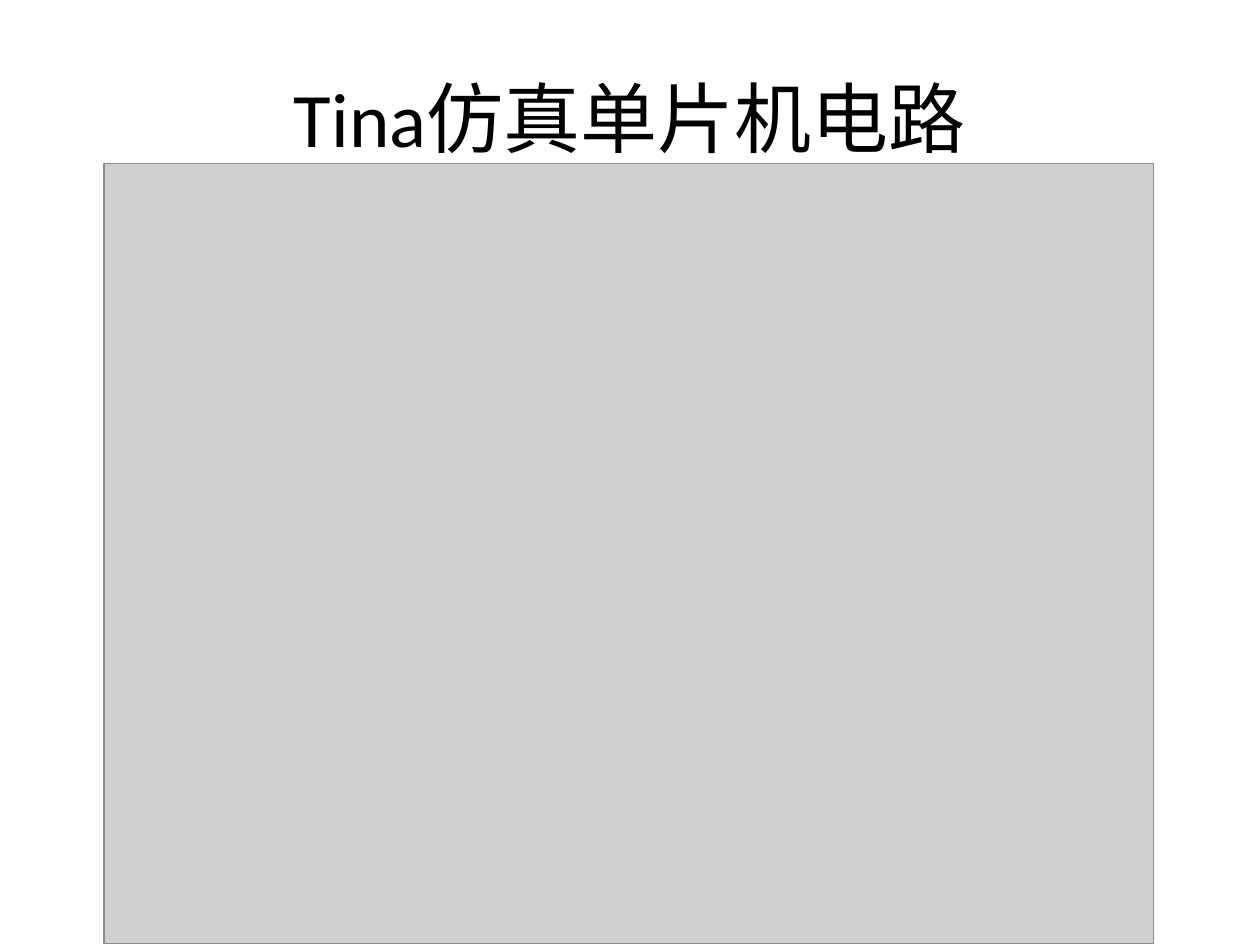
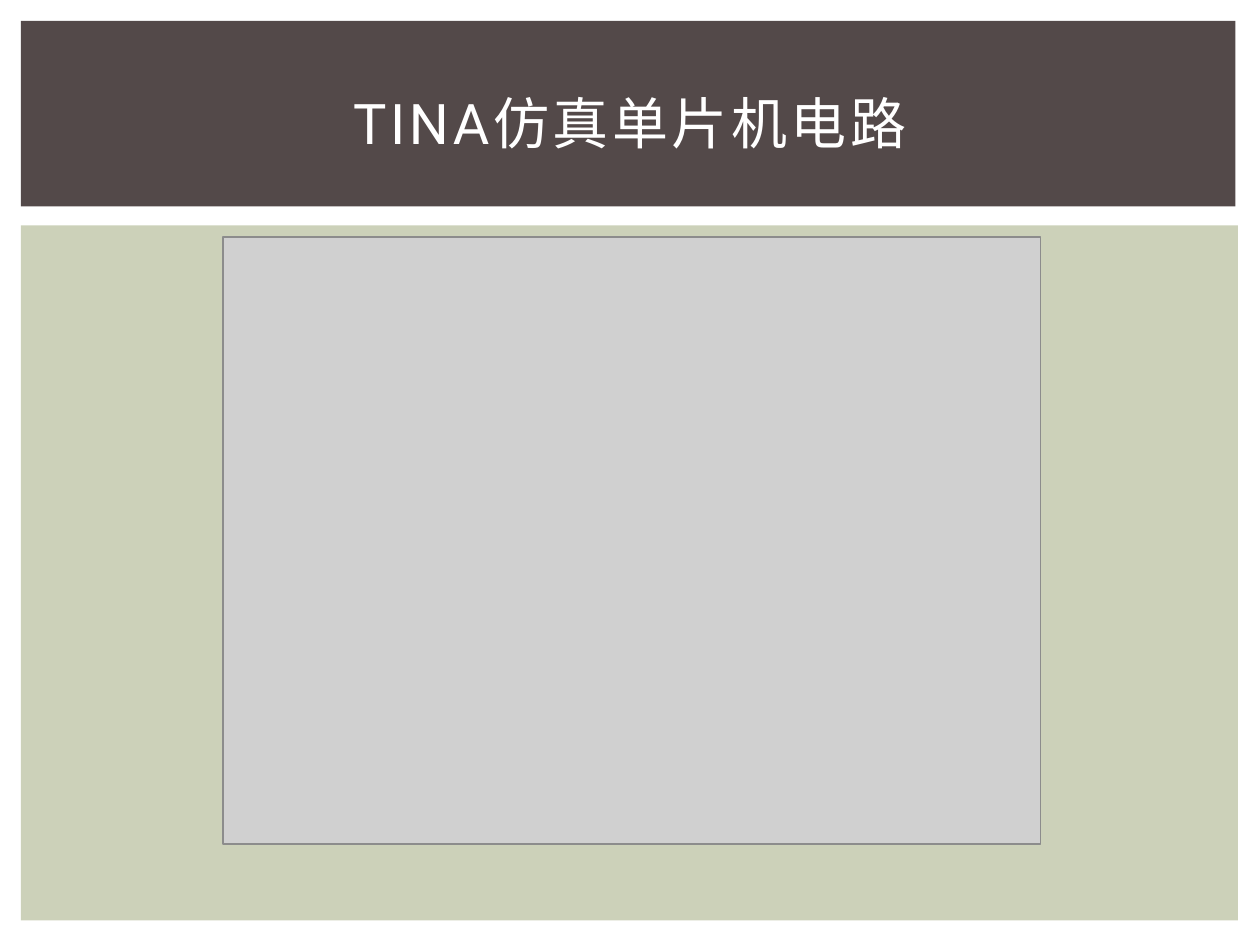
Before and after one commit to cdhigh/zhangrunhua-thesis, a slide deck: slide 6 of 答辩PPT/张润华.pptx. Drawn at 1260x945 pixels with LibreOffice and Linux fonts; fonts in the diff are those of the drawing; grey boxes stand for pictures. Boxes give left, top, right and bottom in pixels: in the first picture for what was removed or moved away, otherwise in the second. Text is boxed around its words. In the diff, an @@ line names an element or a change of style, - is before the commit and + after.

```diff
--- a/答辩PPT/张润华.pptx
+++ b/答辩PPT/张润华.pptx
@@ rectangle added at box(21, 21, 1236, 207), fill #534949 @@
@@ title at box(353, 97, 906, 149): text changed; size 44 to 32 pt; font Calibri to Roboto; text colour #000000 to #FFFFFF @@
-Tina仿真单片机电路
+TINA仿真单片机电路
@@ rectangle added at box(21, 226, 1239, 921), fill #CCD1B9 @@
@@ picture: place and size @@
-picture at box(105, 164, 1154, 944)
+picture at box(223, 237, 1041, 844)
```
Also in this commit, not shown: 6 other slides changed, 2 slides added.
